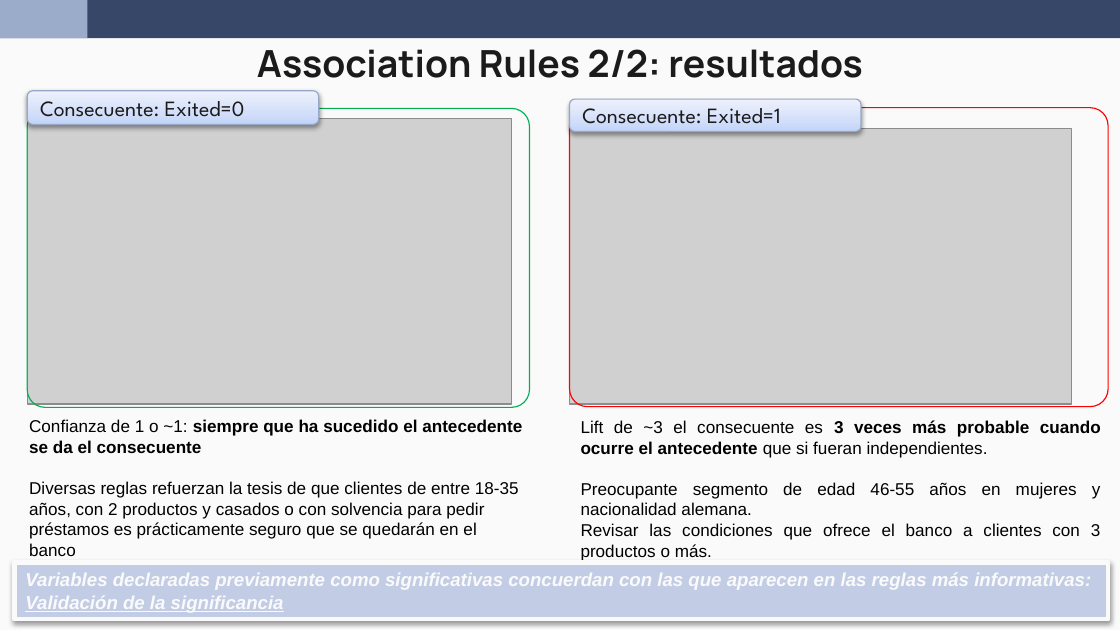
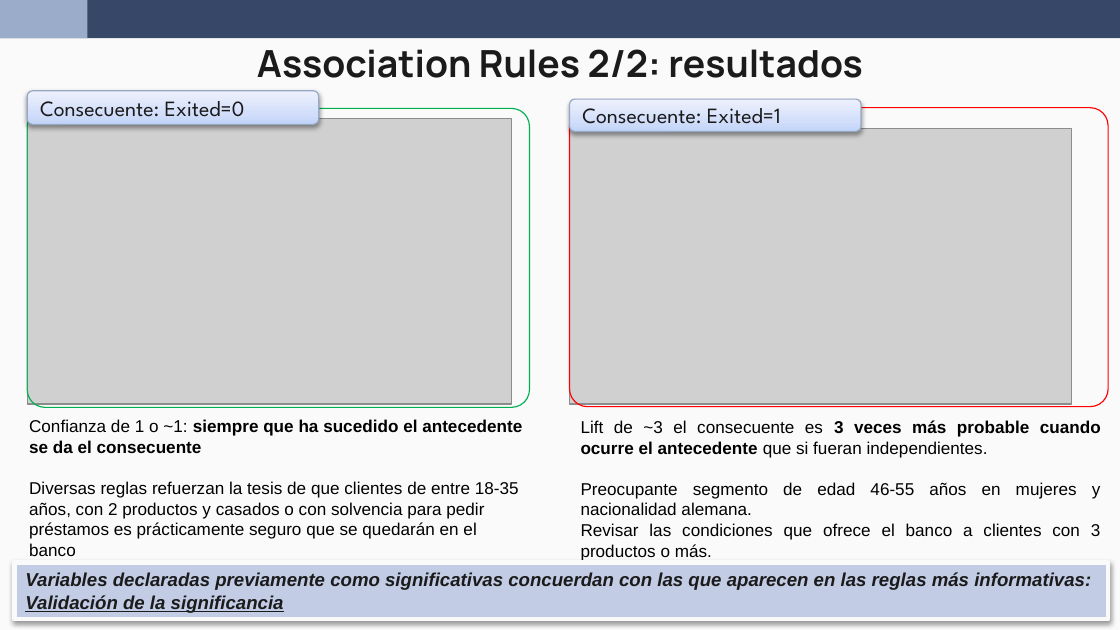
Before and after one commit to wen2111/Mineria, a slide deck: slide 12 of Entrega_1/00 - REPORTE/REPORTE.pptx. Drawn at 1120x630 pixels with LibreOffice and Linux fonts; fonts in the diff are those of the drawing; grey boxes stand for pictures. Boxes give left, top, right and bottom in pixels: in the first picture for what was removed or moved away, otherwise in the second. Text is boxed around its words. In the diff, an @@ line names an element or a change of style, - is before the commit and + after.

```diff
--- a/Entrega_1/00 - REPORTE/REPORTE.pptx
+++ b/Entrega_1/00 - REPORTE/REPORTE.pptx
@@ rectangle "Variables declaradas previamente como significativas ..." at <box>15,562,1108,618</box>: text colour #FAFAFA to #1B1B1B @@
```
